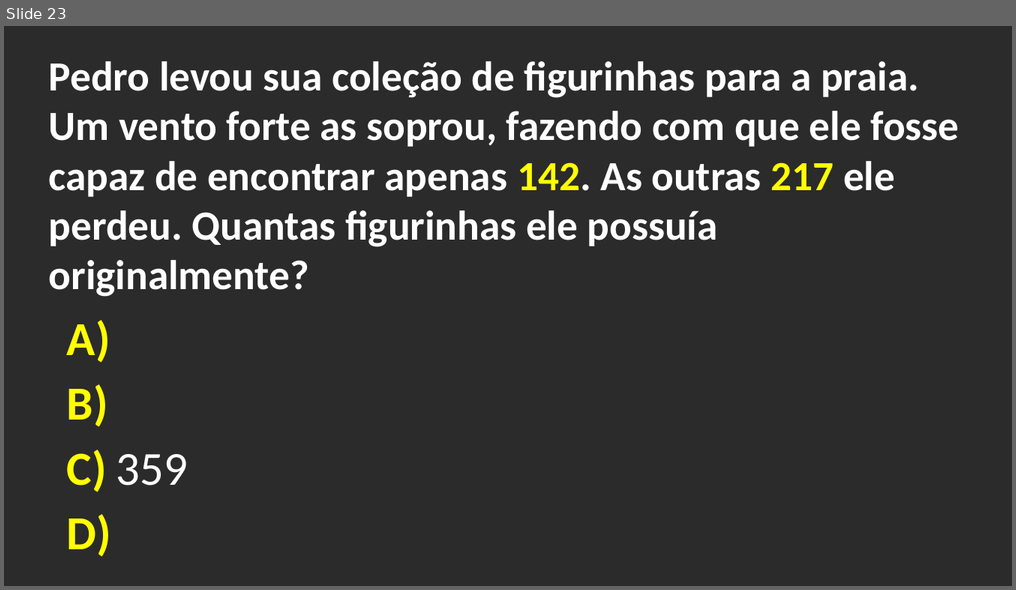
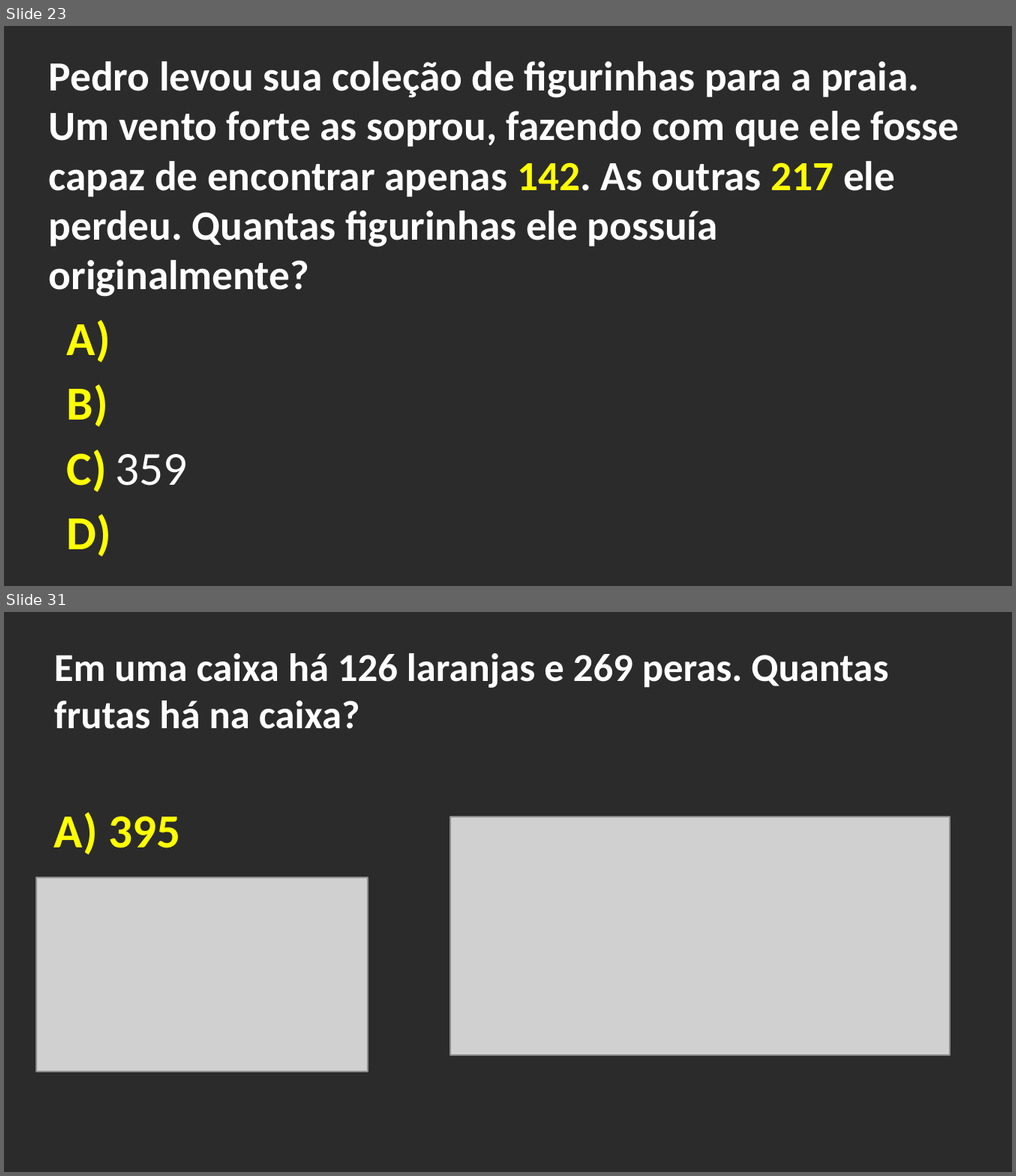
Before and after one commit to jmarysystems/jmarysystems.github.io, a slide deck: Perguntas_e_Respostas/Matemática/Aritmetica/Adicao/lista_001_exe_adicao/lista_001_exe_adicao.pptx. Shown one above the other, each under a label of ours: slide 23 before the commit, slides 23 and 31 after it; the slides between them are not shown. The pictures are 1016x590 and 1016x1176 pixels, drawn with LibreOffice and Linux fonts; fonts in the diff are those of the drawing; grey boxes stand for pictures; background and template pictures are left out; a plain dark background stands for a picture behind light text. Boxes give left, top, right and bottom in pixels: in the first picture for what was removed or moved away, otherwise in the second. Text is boxed around its words. In the diff, an @@ line names an element or a change of style, - is before the commit and + after.

```diff
--- a/Perguntas_e_Respostas/Matemática/Aritmetica/Adicao/lista_001_exe_adicao/lista_001_exe_adicao.pptx
+++ b/Perguntas_e_Respostas/Matemática/Aritmetica/Adicao/lista_001_exe_adicao/lista_001_exe_adicao.pptx
@@ slide 31 added at bbox=[4, 612, 1012, 1172], background picture (left out) @@
@@ text added at bbox=[54, 653, 888, 729], 20 pt, text #FFFFFF, bold @@
+Em uma caixa há 126 laranjas e 269 peras. Quantas frutas há na caixa?
@@ text added at bbox=[54, 812, 180, 855], 24 pt, text #FFFF00, bold @@
+A) 395
@@ picture added at bbox=[450, 817, 950, 1055] @@
@@ picture added at bbox=[37, 878, 368, 1071] @@
```
Also in this commit, not shown: 7 other slides added, 19 other files.
